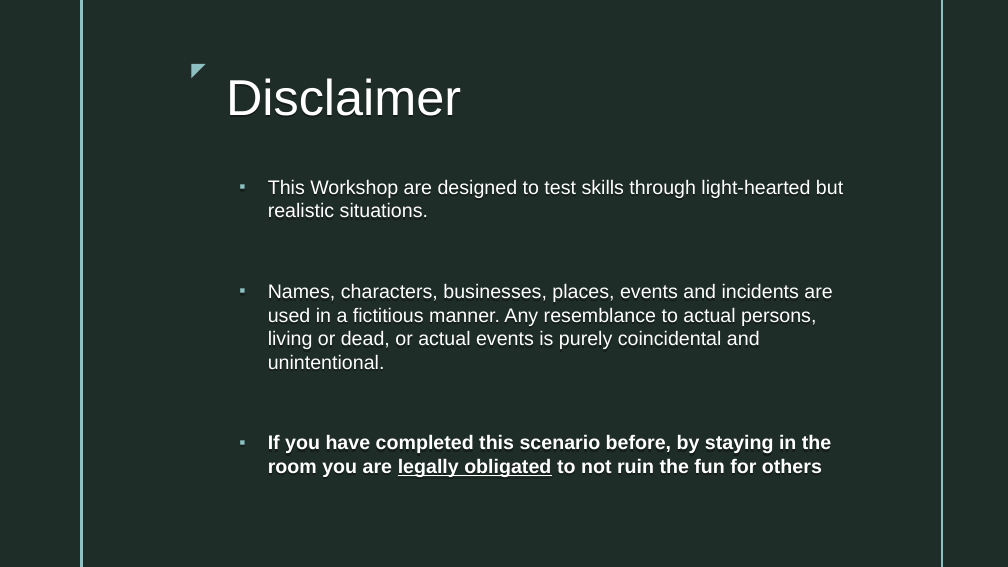
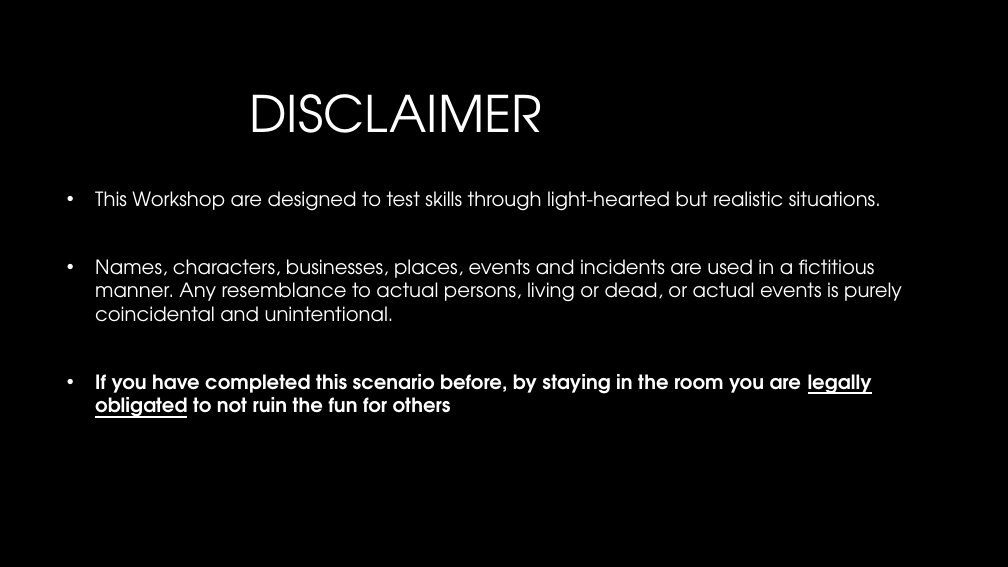
Before and after one commit to opensourcecorp/workshops, a slide deck: slide 2 of linux/docs/Linux-Workshop.odp. Drawn at 1008x567 pixels with LibreOffice and Linux fonts; fonts in the diff are those of the drawing; background and template pictures are left out. Boxes give left, top, right and bottom in pixels: in the first picture for what was removed or moved away, otherwise in the second. Text is boxed around its words. In the diff, an @@ line names an element or a change of style, - is before the commit and + after.

```diff
--- a/linux/docs/Linux-Workshop.odp
+++ b/linux/docs/Linux-Workshop.odp
@@ background picture (left out) to #000000 @@
@@ freeform shape removed at (80,0,84,566) @@
@@ freeform shape removed at (83,0,940,566) @@
@@ freeform shape removed at (940,0,942,566) @@
@@ text removed at (181,53,216,87) @@
-◤
@@ title "DISCLAIMER" at (249,94,541,133): vertical alignment top to middle @@
@@ title at (249,94,541,133): text changed; font Arial to TeX Gyre Adventor @@
-Disclaimer
+DISCLAIMER
@@ text "This Workshop are designed to ...": place and size @@
-text "This Workshop are designed to ..." at (268,179,843,477)
+text "This Workshop are designed to ..." at (95,191,902,418)
@@ text "This Workshop are designed to ..." at (95,191,902,418): font Arial to TeX Gyre Adventor; bullet ▪ to •; less space between paragraphs; bullet colour #8EC0C1 to #FFFFFF @@
```
Also in this commit, not shown: 16 other slides changed, 1 slide removed.
